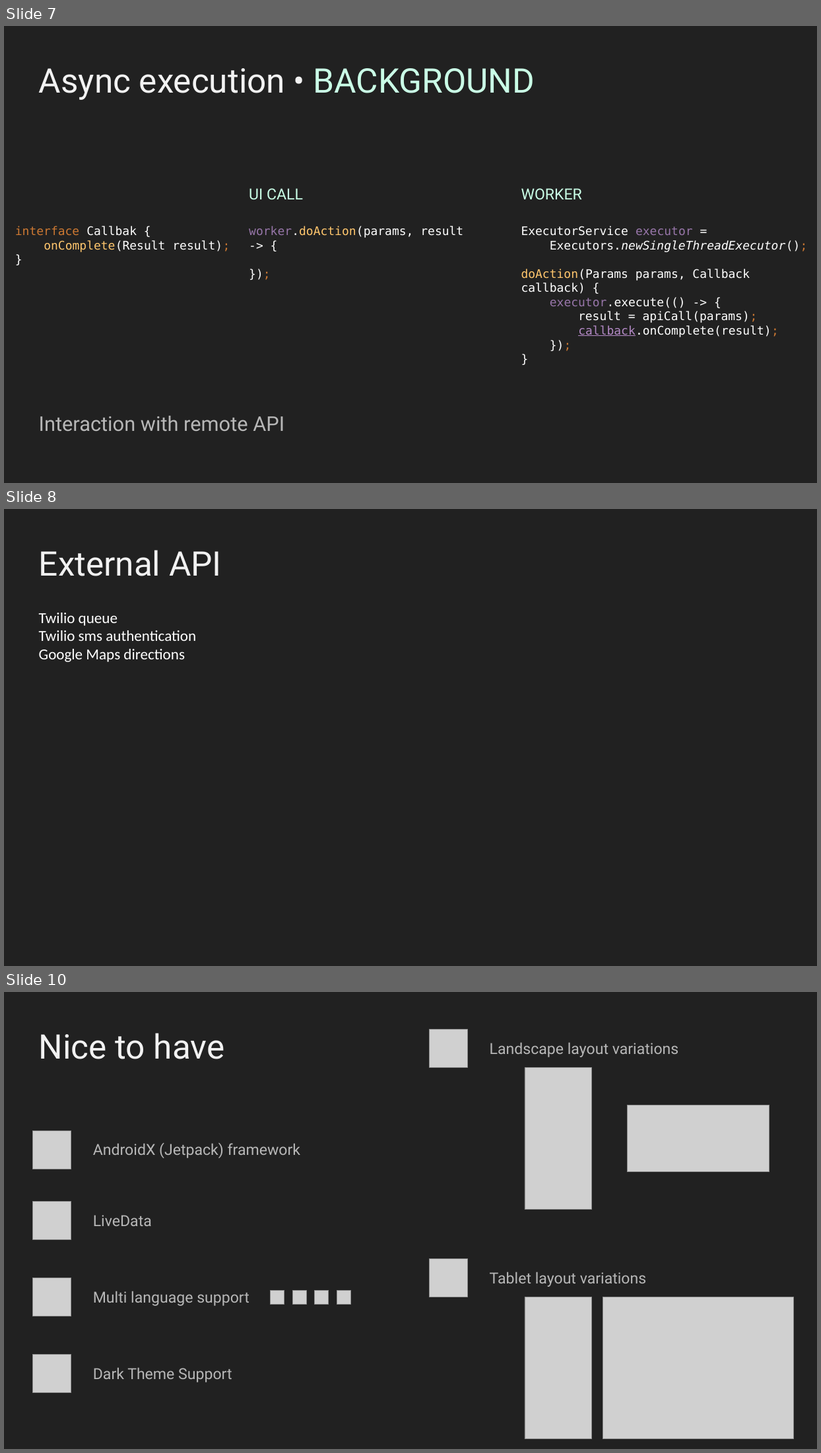
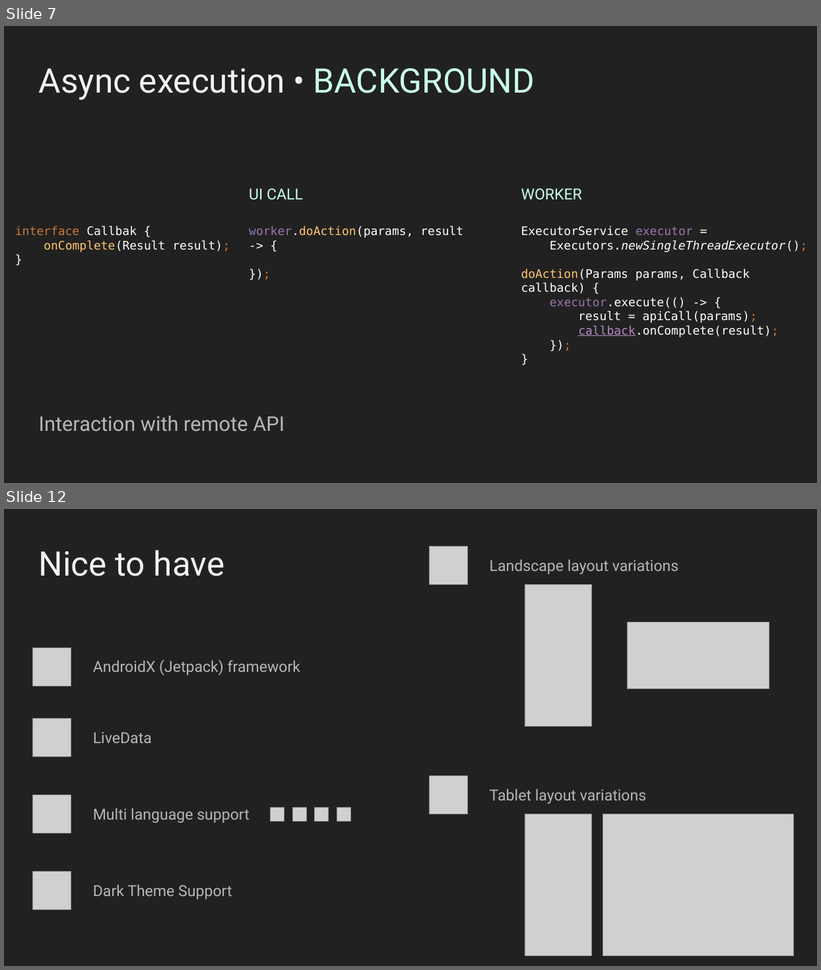
Before and after one commit to m-calabresi/Clup, a slide deck: Documentation/Application Overview.pptx. Shown one above the other, each under a label of ours: slides 7, 8 and 10 before the commit, slides 7 and 12 after it; the slides between them are not shown. The pictures are 821x1453 and 821x970 pixels, drawn with LibreOffice and Linux fonts; fonts in the diff are those of the drawing; grey boxes stand for pictures. Boxes give left, top, right and bottom in pixels: in the first picture for what was removed or moved away, otherwise in the second. Text is boxed around its words. In the diff, an @@ line names an element or a change of style, - is before the commit and + after.

```diff
--- a/Documentation/Application Overview.pptx
+++ b/Documentation/Application Overview.pptx
@@ slide 8 removed at bbox=[4, 509, 817, 966], background #212121 @@
@@ title removed at bbox=[39, 550, 222, 576] @@
-External API
@@ text removed at bbox=[39, 613, 196, 662] @@
-Twilio queue
-Twilio sms authentication
-Google Maps directions
@@ what was slide 10 is now slide 12 @@
```
Also in this commit, not shown: 1 slide changed, 3 slides added.
